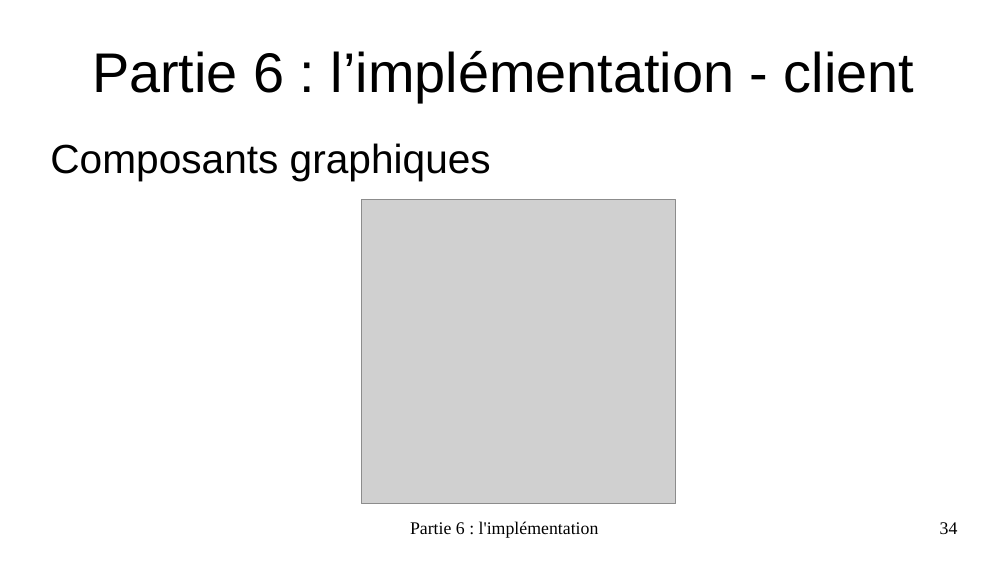
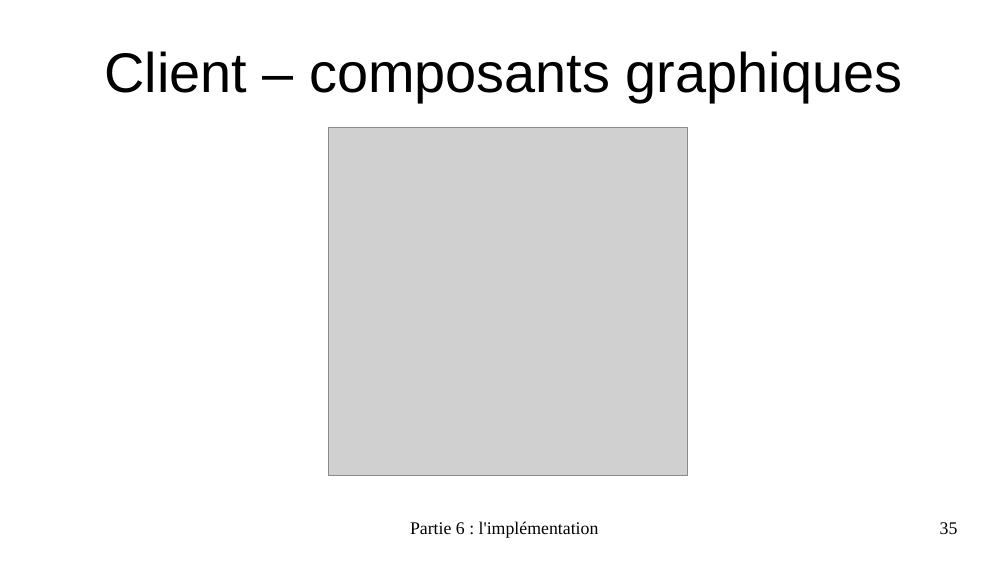
Before and after one commit to EmmaBroudic/Projet-Nooky, a slide deck: slide 35 of doc/Nooky4.odp (slide 34 before the commit). Drawn at 1008x567 pixels with LibreOffice and Linux fonts; fonts in the diff are those of the drawing; grey boxes stand for pictures. Boxes give left, top, right and bottom in pixels: in the first picture for what was removed or moved away, otherwise in the second. Text is boxed around its words. In the diff, an @@ line names an element or a change of style, - is before the commit and + after.

```diff
--- a/doc/Nooky4.odp
+++ b/doc/Nooky4.odp
@@ title at [104, 51, 902, 102]: text changed @@
-Partie 6 : l’implémentation - client
+Client – composants graphiques
@@ text removed at [50, 143, 491, 181] @@
-Composants graphiques
@@ picture: place and size @@
-picture at [361, 199, 676, 504]
+picture at [329, 128, 688, 476]
@@ page number at [940, 522, 958, 534]: text changed @@
-34
+35
```
Also in this commit, not shown: 23 other slides changed, 12 slides added, 28 other files.
